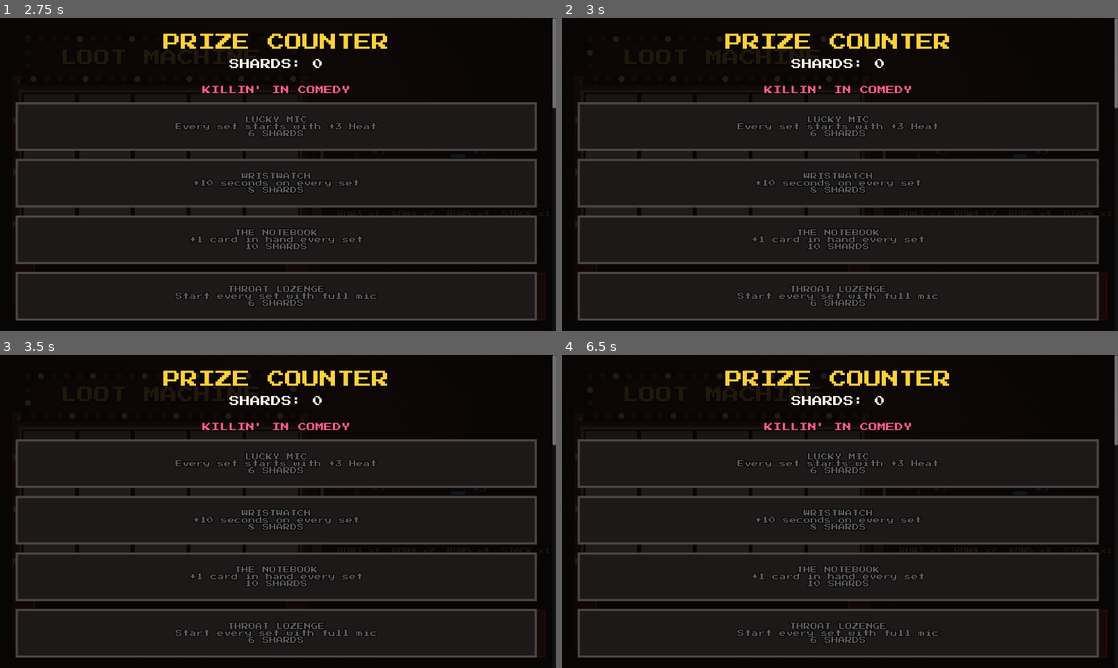
Above: before the commit, frames 1-4 (two rows, left to right).
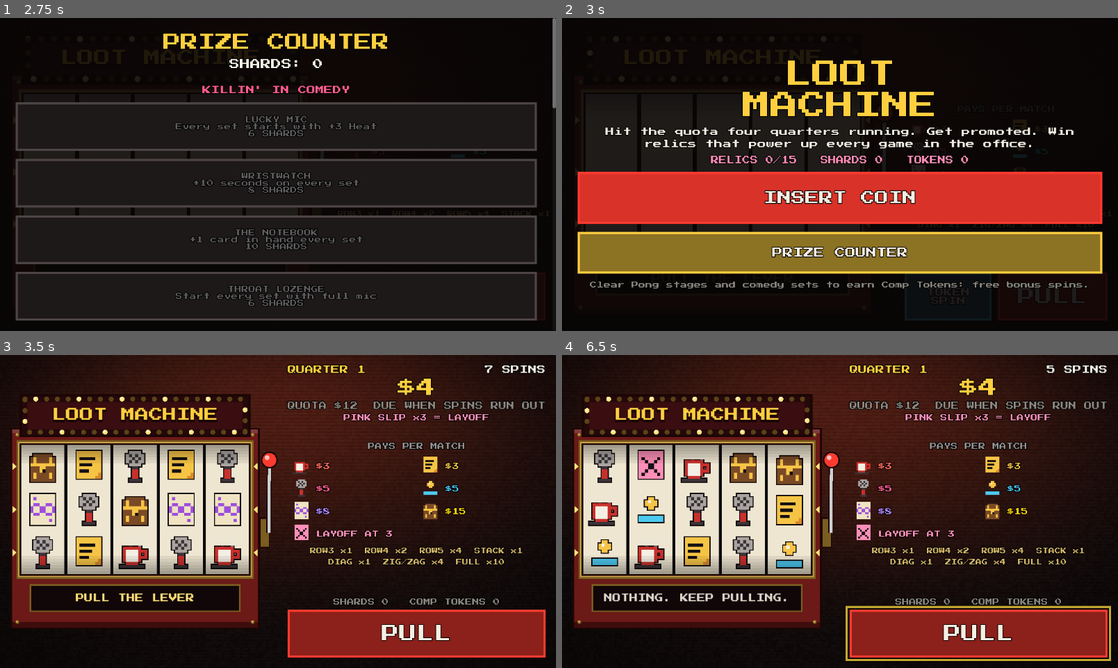
Above: after the commit, the same moments.

Repository: humble-house-studios/Loot-Machine
Game: Godot game, scene res://scenes/main.tscn
The game is run twice, just before and just after one commit, with the same random seed, the same clock (stepped at 60 frames per second) and the same inputs.
Inputs (mouse positions are in pixels of both pictures, inside the frame that each line leads up to):
- Up to frame 1 (2.75 s): click "PRIZE COUNTER" at 0.5 s; click "TOKEN SPIN" at 1.25 s; click "PULL" at 2 s
- Up to frame 2 (3 s): tap Enter (ui_accept) at 2.75 s; move the mouse to (734, 174) at 2.77 s; hold Right (ui_right) from 2.78 s (still down); hold Enter (ui_accept) from 2.78 s (still down); click (734, 174) at 2.92 s
- Up to frame 3 (3.5 s): keep holding Right (ui_right); keep holding Enter (ui_accept)
- Up to frame 4 (6.5 s): release Right (ui_right) at 3.5 s; release Enter (ui_accept) at 3.5 s; click "PULL" at 3.5 s; move the mouse to (728, 527) at 4.27 s; hold Down (ui_down) 4.28-5.03 s; tap Enter (ui_accept) at 4.35, 4.52, 4.82, 5.85, 6.02, 6.32 s; click (728, 527) at 4.42 s; move the mouse to (895, 442) at 5.02 s; hold Right (ui_right) 5.03-5.78 s; hold Enter (ui_accept) 5.03-5.78 s; click (895, 442) at 5.17 s; move the mouse to (812, 574) at 5.77 s; hold Up (ui_up) from 5.78 s (still down); click (812, 574) at 5.92 s

Frame 1 is identical in both runs. In frame 2, 39% of the frame differs, in the area x 2-100%, y 0-97%; in frame 3, 60%; in frame 4, 61%, in the area x 2-100%, y 0-98%.

Commit message:
Controller support: D-pad frame over the buttons, A press, X pull, Y token spin, B back
Co-Authored-By: Claude Opus 5.5 <noreply@anthropic.com>
Claude-Session: https://claude.ai/code/session_01H22NcviA9bK3vAy4ZPd9cG

Diff:
--- /dev/null
+++ b/scenes/loot_pad.gd
@@ -0,0 +1,340 @@
+extends Node
+## Gamepad (and arrow-key) control for a touch UI, with no changes to how the
+## game handles taps. A glowing frame jumps between the buttons you could tap
+## right now; the D-pad or left stick moves it, A presses the button under it.
+## A tap or click hides it again.
+##
+## Add one as a child of the game's root Control. It reads events from its own
+## viewport, so inside the office (where the seated game gets its input pushed
+## in) it only sees the controller while you sit at that computer.
+##
+## Buttons can carry meta:
+##   "pad_button": a JOY_BUTTON_* that presses it from anywhere on screen
+##                 (e.g. X = LAND IT, Start = pause, B = back / skip).
+##   "pad_default": true to start the frame there when a screen opens.
+##   "pad_skip": true to leave it out.
+## A button counts only if a tap on its centre would reach it, so buttons
+## under an open overlay are skipped. Greyed-out buttons can hold the frame
+## (so it doesn't jump around while a card is unaffordable) but don't press.
+
+const DEADZONE := 0.5
+const REPEAT_DELAY := 0.38
+const REPEAT_EVERY := 0.11
+const RING := Color(1.0, 0.86, 0.25)
+const DIRS := {
+	"ui_left": Vector2.LEFT, "ui_right": Vector2.RIGHT,
+	"ui_up": Vector2.UP, "ui_down": Vector2.DOWN,
+}
+
+## The frame is showing (the player last used a pad or the arrow keys).
+var active := false
+## While true the frame hides and directions / A are left for the game
+## (say, to steer something on screen); "pad_button" shortcuts still work.
+var hold := false
+var _target = null
+## Last frame centre (viewport canvas coords), to stay put when a screen rebuilds.
+var _pos := Vector2(-1, -1)
+## Buttons on screen last frame (instance ids), to tell a fresh screen
+## from the same screen with a few buttons rebuilt.
+var _seen := {}
+var _held := {}
+var _repeat_dir := ""
+var _repeat_time := 0.0
+var _flash := 0.0
+var _layer: CanvasLayer
+var _ring: Control
+
+
+## Gives the ui_* actions controller buttons: A accepts, B cancels. Safe to
+## call more than once, from any game sharing the InputMap.
+static func add_pad_actions() -> void:
+	for pair in [["ui_accept", JOY_BUTTON_A], ["ui_cancel", JOY_BUTTON_B]]:
+		var have := false
+		for e in InputMap.action_get_events(pair[0]):
+			if e is InputEventJoypadButton and e.button_index == pair[1]:
+				have = true
+		if not have:
+			var ev := InputEventJoypadButton.new()
+			ev.button_index = pair[1]
+			InputMap.action_add_event(pair[0], ev)
+
+
+func _ready() -> void:
+	process_mode = Node.PROCESS_MODE_ALWAYS
+	add_pad_actions()
+	_layer = CanvasLayer.new()
+	_layer.layer = 120
+	add_child(_layer)
+	_ring = Control.new()
+	_ring.set_anchors_preset(Control.PRESET_FULL_RECT)
+	_ring.mouse_filter = Control.MOUSE_FILTER_IGNORE
+	_ring.draw.connect(_draw_ring)
+	_layer.add_child(_ring)
+
+
+## Put the frame on this button (and show it if a pad is in use).
+func focus(button: BaseButton) -> void:
+	_target = button
+	if button == null:
+		return
+	# Scroll lists along so the framed button is on screen.
+	var up := button.get_parent()
+	while up and not up is Viewport:
+		if up is ScrollContainer:
+			up.ensure_control_visible(button)
+			break
+		up = up.get_parent()
+	_pos = _center(button)
+
+
+func _input(event: InputEvent) -> void:
+	if (event is InputEventMouseButton or event is InputEventScreenTouch) and event.pressed:
+		active = false
+		_ring.queue_redraw()
+		return
+	var pad := event is InputEventJoypadButton or event is InputEventJoypadMotion
+	if not pad and not event is InputEventKey:
+		return
+	if event is InputEventKey and event.is_echo():
+		if active and _is_nav(event):
+			get_viewport().set_input_as_handled()
+		return
+	# Direct shortcuts (pad only).
+	if event is InputEventJoypadButton and event.pressed:
+		for b in _candidates():
+			if b.get_meta("pad_button", -1) == event.button_index:
+				# Press it without moving the frame off what you were on.
+				if not hold:
+					_wake()
+				_press(b)
+				get_viewport().set_input_as_handled()
+				return
+	if hold:
+		return
+	# A stick axis matches both its directions (one at strength 0), so check all.
+	var nav := false
+	for action in DIRS:
+		if not event.is_action(action):
+			continue
+		nav = true
+		var on: bool = event.get_action_strength(action) > DEADZONE
+		var was: bool = _held.get(action, false)
+		_held[action] = on
+		if on and not was:
+			if not active:
+				_wake()
+			else:
+				_step(DIRS[action])
+			_repeat_dir = action
+			_repeat_time = REPEAT_DELAY
+		elif not on and _repeat_dir == action:
+			_repeat_dir = ""
+	if nav:
+		get_viewport().set_input_as_handled()
+		return
+	if event.is_action_pressed("ui_accept"):
+		if not active:
+			_wake()
+		elif _valid(_target):
+			_press(_target)
+		get_viewport().set_input_as_handled()
+
+
+func _is_nav(event: InputEvent) -> bool:
+	for action in DIRS:
+		if event.is_action(action):
+			return true
+	return event.is_action("ui_accept")
+
+
+func _process(delta: float) -> void:
+	_flash = maxf(0.0, _flash - delta * 4.0)
+	if not active or hold:
+		_ring.queue_redraw()
+		return
+	if _repeat_dir != "":
+		_repeat_time -= delta
+		if _repeat_time <= 0.0:
+			_repeat_time = REPEAT_EVERY
+			_step(DIRS[_repeat_dir])
+	if not _valid(_target):
+		_settle()
+	elif _blocked(_target, _controls()):
+		_settle()
+	if _valid(_target):
+		_pos = _center(_target)
+	_seen.clear()
+	for b in _candidates():
+		_seen[b.get_instance_id()] = true
+	_ring.queue_redraw()
+
+
+func _wake() -> void:
+	active = true
+	if not _valid(_target):
+		_settle()
+
+
+## Pick a button when the current one went away. Same screen (some buttons
+## were rebuilt, like a played card): the nearest to where the frame was.
+## A new screen: its default, else the nearest one that works.
+func _settle() -> void:
+	var list := _candidates()
+	_target = null
+	if list.is_empty():
+		return
+	var same := false
+	for b in list:
+		if _seen.has(b.get_instance_id()):
+			same = true
+			break
+	var pool := list
+	if not same:
+		for b in list:
+			if b.get_meta("pad_default", false):
+				focus(b)
+				return
+		var live := list.filter(func(b): return not b.disabled)
+		if not live.is_empty():
+			pool = live
+	if _pos.x < 0:
+		focus(pool[0])
+		return
+	var best: BaseButton
+	var best_d := INF
+	for b in pool:
+		var d := _center(b).distance_squared_to(_pos)
+		if d < best_d:
+			best_d = d
+			best = b
+	focus(best)
+
+
+func _step(dir: Vector2) -> void:
+	if not _valid(_target):
+		_settle()
+		return
+	var from := _center(_target)
+	var best: BaseButton
+	var best_score := INF
+	for b in _candidates():
+		if b == _target:
+			continue
+		var d := _center(b) - from
+		var along := d.dot(dir)
+		if along <= 4.0:
+			continue
+		var across := absf(d.dot(Vector2(-dir.y, dir.x)))
+		var score := along + across * 2.5
+		if score < best_score:
+			best_score = score
+			best = b
+	if best:
+		focus(best)
+		_flash = 0.4
+
+
+func _press(b: BaseButton) -> void:
+	if b.disabled:
+		return
+	_flash = 1.0
+	b.button_down.emit()
+	if b.toggle_mode:
+		b.button_pressed = not b.button_pressed
+	b.pressed.emit()
+	b.button_up.emit()
+
+
+# ---------------------------------------------------------------- what's tappable
+
+func _valid(b) -> bool:
+	return b != null and is_instance_valid(b) and b is BaseButton and b.is_inside_tree() and not b.is_queued_for_deletion() \
+		and b.is_visible_in_tree() and not b.get_meta("pad_skip", false) \
+		and b.mouse_filter != Control.MOUSE_FILTER_IGNORE
+
+
+func _center(c: Control) -> Vector2:
+	return c.get_global_transform_with_canvas() * (c.size * 0.5)
+
+
+func _rect(c: Control) -> Rect2:
+	var xf := c.get_global_transform_with_canvas()
+	return Rect2(xf * Vector2.ZERO, Vector2.ZERO).expand(xf * Vector2(c.size.x, 0)) \
+		.expand(xf * Vector2(0, c.size.y)).expand(xf * c.size)
+
+
+## Every visible Control that takes taps, in draw order (bottom first),
+## as [control, layer, tree index].
+func _controls() -> Array:
+	var out := []
+	_collect(get_viewport(), 0, out)
+	out.sort_custom(func(a, b): return a[1] < b[1] or (a[1] == b[1] and a[2] < b[2]))
+	return out
+
+
+func _collect(node: Node, layer: int, out: Array) -> void:
+	for child in node.get_children():
+		if child is Viewport or child == _layer:
+			continue
+		var l := layer
+		if child is CanvasLayer:
+			if not child.visible:
+				continue
+			l = child.layer
+		elif child is CanvasItem and not child.visible:
+			continue
+		if child is Control and child.mouse_filter != Control.MOUSE_FILTER_IGNORE:
+			out.append([child, l, out.size()])
+		_collect(child, l, out)
+
+
+## Buttons a tap could reach right now, in tree order.
+func _candidates() -> Array[BaseButton]:
+	var controls := _controls()
+	var view := Rect2(Vector2.ZERO, get_viewport().get_visible_rect().size)
+	var out: Array[BaseButton] = []
+	for entry in controls:
+		var b = entry[0]
+		if b is BaseButton and _valid(b) and (view.has_point(_center(b)) or _scrolls(b)) \
+				and not _blocked(b, controls):
+			out.append(b)
+	return out
+
+
+## Inside a scrolling list (so it can be brought on screen).
+func _scrolls(b: Control) -> bool:
+	var up := b.get_parent()
+	while up and not up is Viewport:
+		if up is ScrollContainer:
+			return true
+		up = up.get_parent()
+	return false
+
+
+## True if a tap on the button's centre would land on something drawn above it.
+func _blocked(b: BaseButton, controls: Array) -> bool:
+	var p := _center(b)
+	var seen := false
+	for entry in controls:
+		var c: Control = entry[0]
+		if c == b:
+			seen = true
+			continue
+		if not seen or b.is_ancestor_of(c) or c.is_ancestor_of(b):
+			continue
+		if _rect(c).has_point(p):
+			return true
+	return false
+
+
+func _draw_ring() -> void:
+	if not active or hold or not _valid(_target):
+		return
+	var r := _rect(_target).grow(6.0 + 6.0 * _flash)
+	var pulse := 0.65 + 0.35 * sin(Time.get_ticks_msec() / 160.0)
+	var col := RING.lerp(Color.WHITE, _flash)
+	if _target.disabled:
+		col = col.darkened(0.45)
+	col.a = pulse
+	_ring.draw_rect(r, Color(0, 0, 0, 0.5 * pulse), false, 10.0)
+	_ring.draw_rect(r, col, false, 5.0)
--- a/scenes/main.gd
+++ b/scenes/main.gd
@@ -53,6 +53,8 @@
 		add_child(p)
 		_sfx[id] = p
 	_build_ui()
+	# Controller / arrow keys: a frame that moves between buttons, A presses.
+	add_child(preload("res://scenes/loot_pad.gd").new())
 	get_viewport().size_changed.connect(_on_resized)
 	_on_resized()
 	_show_title()
@@ -158,11 +160,14 @@
 	_token_button = _button("TOKEN\nSPIN", Color("#4cc9f0"), 20)
 	_token_button.custom_minimum_size = Vector2(200, 110)
 	_token_button.pressed.connect(_on_token_spin)
+	_token_button.set_meta("pad_button", JOY_BUTTON_Y)
 	buttons.add_child(_token_button)
 	_spin_button = _button("PULL", COLOR_RED, 40)
 	_spin_button.custom_minimum_size = Vector2(0, 110)
 	_spin_button.size_flags_horizontal = Control.SIZE_EXPAND_FILL
 	_spin_button.pressed.connect(_on_spin)
+	_spin_button.set_meta("pad_button", JOY_BUTTON_X)
+	_spin_button.set_meta("pad_default", true)
 	buttons.add_child(_spin_button)
 
 	_overlay = ColorRect.new()
@@ -426,6 +431,8 @@
 	var start := _button("INSERT COIN", COLOR_RED, 32)
 	start.custom_minimum_size.y = 120
 	start.pressed.connect(_new_run)
+	start.set_meta("pad_button", JOY_BUTTON_START)
+	start.set_meta("pad_default", true)
 	_overlay_box.add_child(start)
 	var prize := _button("PRIZE COUNTER", COLOR_GOLD, 24)
 	prize.pressed.connect(_show_prizes)
@@ -461,6 +468,7 @@
 		_overlay_box.add_child(b)
 	var back := _button("BACK", COLOR_RED, 24)
 	back.pressed.connect(_show_title)
+	back.set_meta("pad_button", JOY_BUTTON_B)
 	_overlay_box.add_child(back)
 
 
@@ -530,6 +538,7 @@
 	_overlay_box.add_child(again)
 	var menu := _button("LOBBY", COLOR_GOLD, 22)
 	menu.pressed.connect(_show_title)
+	menu.set_meta("pad_button", JOY_BUTTON_B)
 	_overlay_box.add_child(menu)
 
 
Not shown, changed: CLAUDE.md
